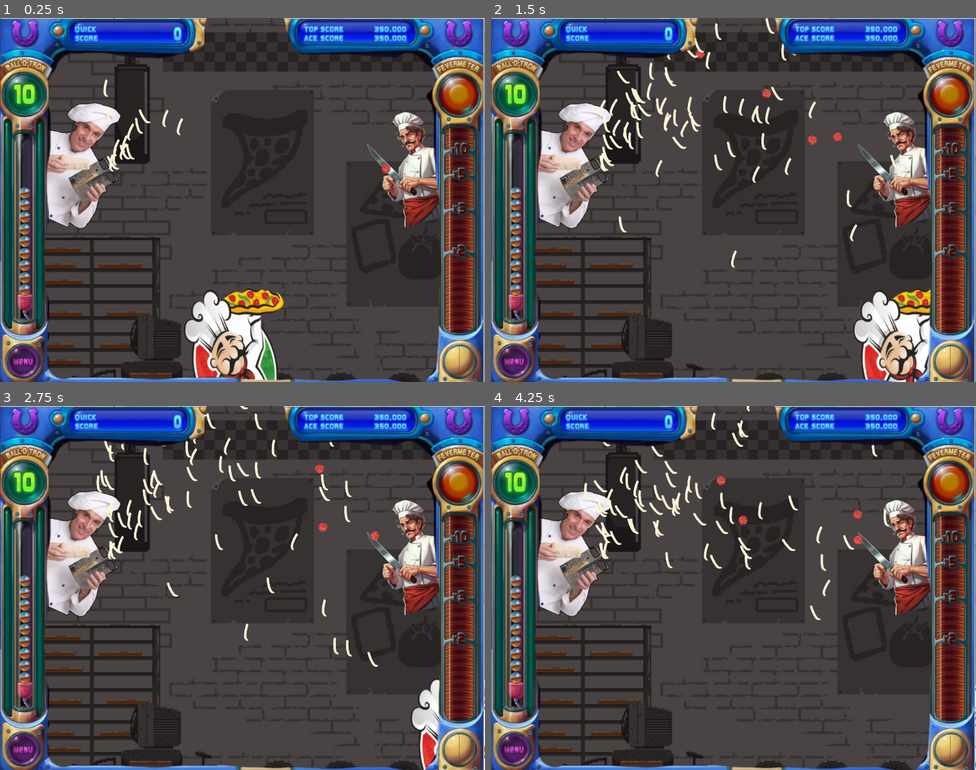
Above: before the commit, frames 1-4 (two rows, left to right).
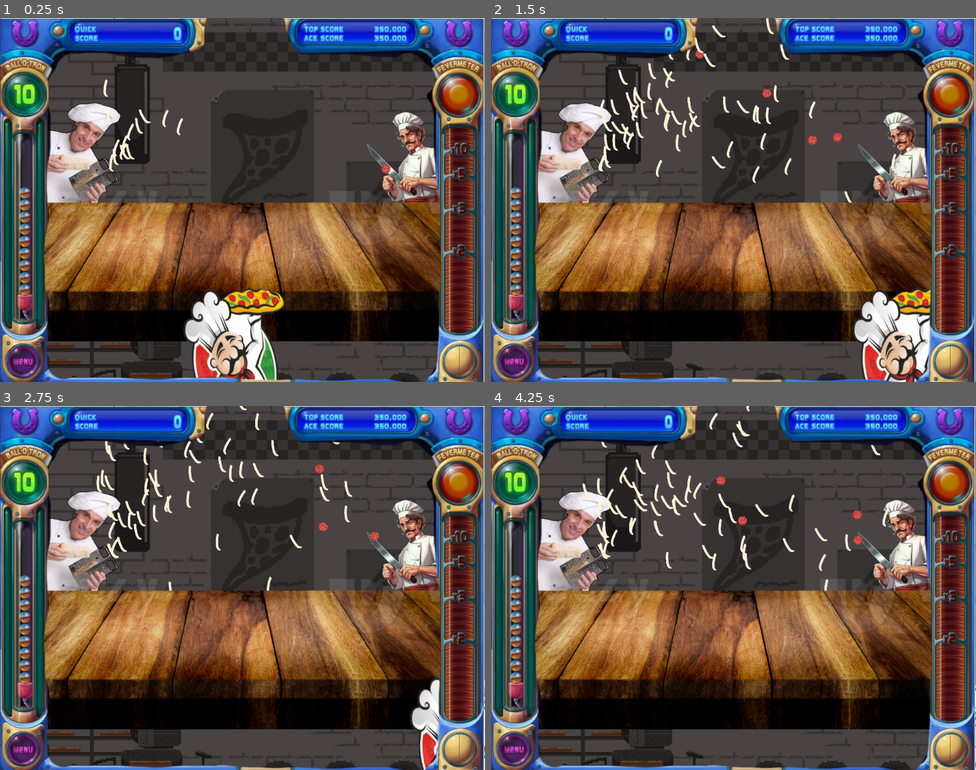
Above: after the commit, the same moments.

Repository: JohnStegmaier/Pizza-Launch
Game: Godot game, scene res://Scripts/MainProject.tscn
The game is run twice, just before and just after one commit, with the same random seed, the same clock (stepped at 60 frames per second) and the same inputs.
Inputs:
- Up to frame 1 (0.25 s): no input
- Up to frame 2 (1.5 s): hold Right (ui_right) 0.53-1.28 s; hold Left (ui_left) from 1.28 s (still down)
- Up to frame 3 (2.75 s): release Left (ui_left) at 2.03 s; hold Right (ui_right) from 2.03 s (still down)
- Up to frame 4 (4.25 s): release Right (ui_right) at 3.53 s; hold Left (ui_left) from 3.53 s (still down)

The runs differ from the first frame. In frame 1, 29% of the frame differs, in the area x 9-91%, y 35-89%; in frame 2, 30%; in frame 3, 32%; in frame 4, 32%, in the area x 9-91%, y 0-89%.

Commit message:
Added table
Added table

Diff:
--- a/Scripts/MainProject.tscn
+++ b/Scripts/MainProject.tscn
@@ -9,6 +9,7 @@
 [ext_resource type="Script" uid="uid://ciuk8jvdmcn6a" path="res://Scripts/CheeseEmitter.gd" id="6_68ewt"]
 [ext_resource type="Texture2D" uid="uid://csykdswnd7556" path="res://Parm_Chef_Stroke-removebg-preview.png" id="7_u55yp"]
 [ext_resource type="AudioStream" uid="uid://yf1wc3s6v5ev" path="res://Spaghetti Music.mp3" id="8_4e2ua"]
+[ext_resource type="Texture2D" uid="uid://ciqxpclxbi1aq" path="res://Scripts/empty-wood-table-png.png" id="10_dggcb"]
 
 [sub_resource type="RectangleShape2D" id="RectangleShape2D_3vtpo"]
 size = Vector2(196.951, 153)
@@ -20,6 +21,7 @@
 metadata/_edit_lock_ = true
 
 [node name="PizzaGuy" type="StaticBody2D" parent="."]
+z_index = 2
 position = Vector2(-53, -52)
 scale = Vector2(1.13926, 1.13926)
 
@@ -34,6 +36,7 @@
 script = ExtResource("2_4e2ua")
 
 [node name="CollisionShape2D" type="CollisionShape2D" parent="PizzaGuy"]
+z_index = 9
 position = Vector2(43, 317)
 rotation = -0.226893
 shape = SubResource("RectangleShape2D_3vtpo")
@@ -82,3 +85,10 @@
 stream = ExtResource("8_4e2ua")
 volume_db = -80.0
 autoplay = true
+
+[node name="Empty-wood-table-png" type="Sprite2D" parent="."]
+z_index = 1
+z_as_relative = false
+position = Vector2(-27, 140)
+scale = Vector2(0.492408, 0.687636)
+texture = ExtResource("10_dggcb")
--- a/Scripts/Pepperoni.tscn
+++ b/Scripts/Pepperoni.tscn
@@ -6,7 +6,7 @@
 [sub_resource type="CircleShape2D" id="CircleShape2D_hpe48"]
 radius = 74.7426
 
-[node name="RigidBody2D" type="RigidBody2D"]
+[node name="RigidBody2D2" type="RigidBody2D"]
 gravity_scale = 2.874
 
 [node name="Pepperoni" type="Node2D" parent="."]
Not shown: 1 places in Scripts/MainProject.tscn that only renumber resources
Binary file added: Scripts/empty-wood-table-png.png
Not shown, added: Scripts/empty-wood-table-png.png.import
